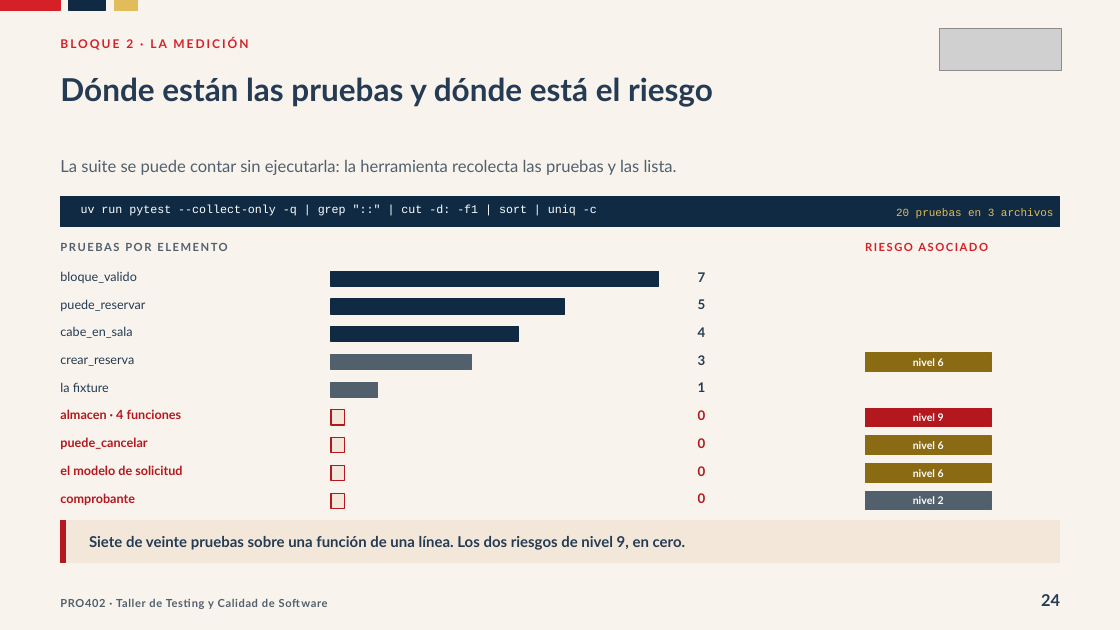
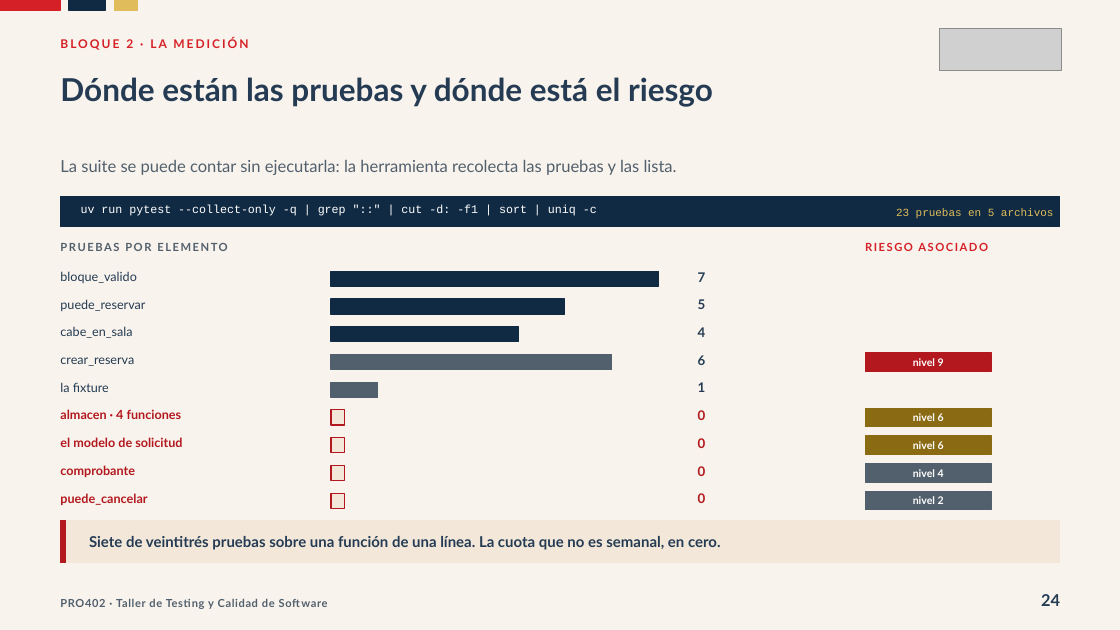
Before and after one commit to Dieg0Code/pro402-taller-de-testing-2026, a slide deck: slide 24 of clases/semana-05/02/ppt/Clase-14-Que-Se-Decidio-Probar.pptx. Drawn at 1120x630 pixels with LibreOffice and Linux fonts; fonts in the diff are those of the drawing; grey boxes stand for pictures. Boxes give left, top, right and bottom in pixels: in the first picture for what was removed or moved away, otherwise in the second. Text is boxed around its words. In the diff, an @@ line names an element or a change of style, - is before the commit and + after.

```diff
--- a/clases/semana-05/02/ppt/Clase-14-Que-Se-Decidio-Probar.pptx
+++ b/clases/semana-05/02/ppt/Clase-14-Que-Se-Decidio-Probar.pptx
@@ text at (896,208,1054,218): text changed @@
-20 pruebas en 3 archivos
+23 pruebas en 5 archivos
@@ rectangle: place and size @@
-rectangle at (331,355,471,370)
+rectangle at (331,355,612,370)
@@ text at (698,355,706,365): text changed @@
-3
+6
@@ rectangle at (865,353,991,371): fill #8A6A12 to #B3181E; outline #8A6A12 1 pt to #B3181E 1 pt @@
@@ text at (913,358,944,366): text changed @@
-nivel 6
+nivel 9
@@ rectangle at (865,408,991,427): fill #B3181E to #8A6A12; outline #B3181E 1 pt to #8A6A12 1 pt @@
@@ text at (913,413,944,421): text changed @@
-nivel 9
+nivel 6
@@ text "el modelo de solicitud": place and size @@
-text "el modelo de solicitud" at (60,465,182,475)
+text "el modelo de solicitud" at (60,437,182,447)
@@ text "comprobante": place and size @@
-text "comprobante" at (60,493,135,505)
+text "comprobante" at (60,465,135,477)
@@ rectangle at (865,464,991,482): fill #8A6A12 to #52606D; outline #8A6A12 1 pt to #52606D 1 pt @@
@@ text at (913,469,944,477): text changed @@
-nivel 6
+nivel 4
@@ text "puede_cancelar": place and size @@
-text "puede_cancelar" at (60,437,147,449)
+text "puede_cancelar" at (60,493,147,505)
@@ text at (89,536,721,550): text changed @@
-Siete de veinte pruebas sobre una función de una línea. Los dos riesgos de nivel 9, en cero.
+Siete de veintitrés pruebas sobre una función de una línea. La cuota que no es semanal, en cero.
```
Also in this commit, not shown: 23 other slides changed, 2 other files.
